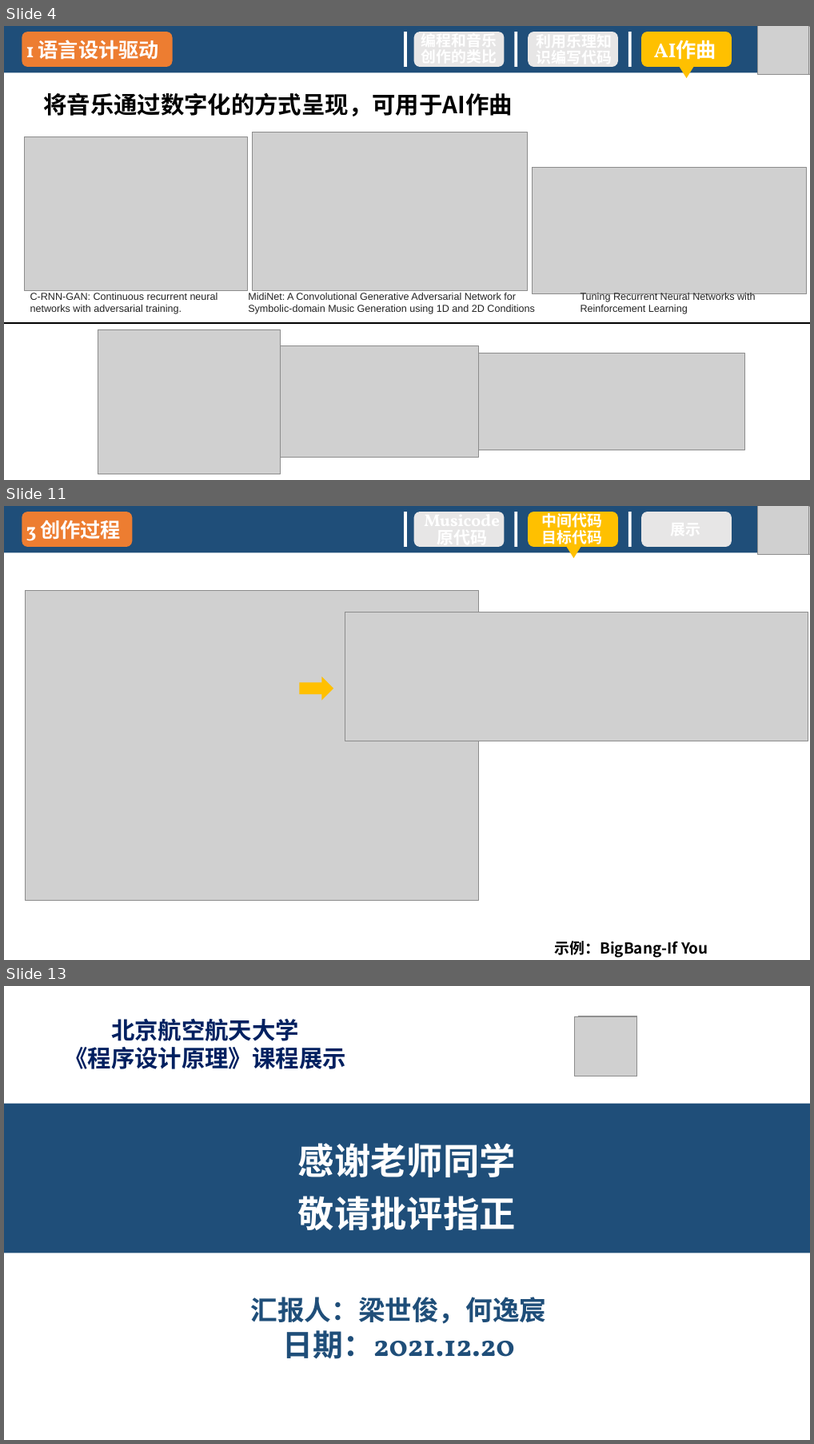
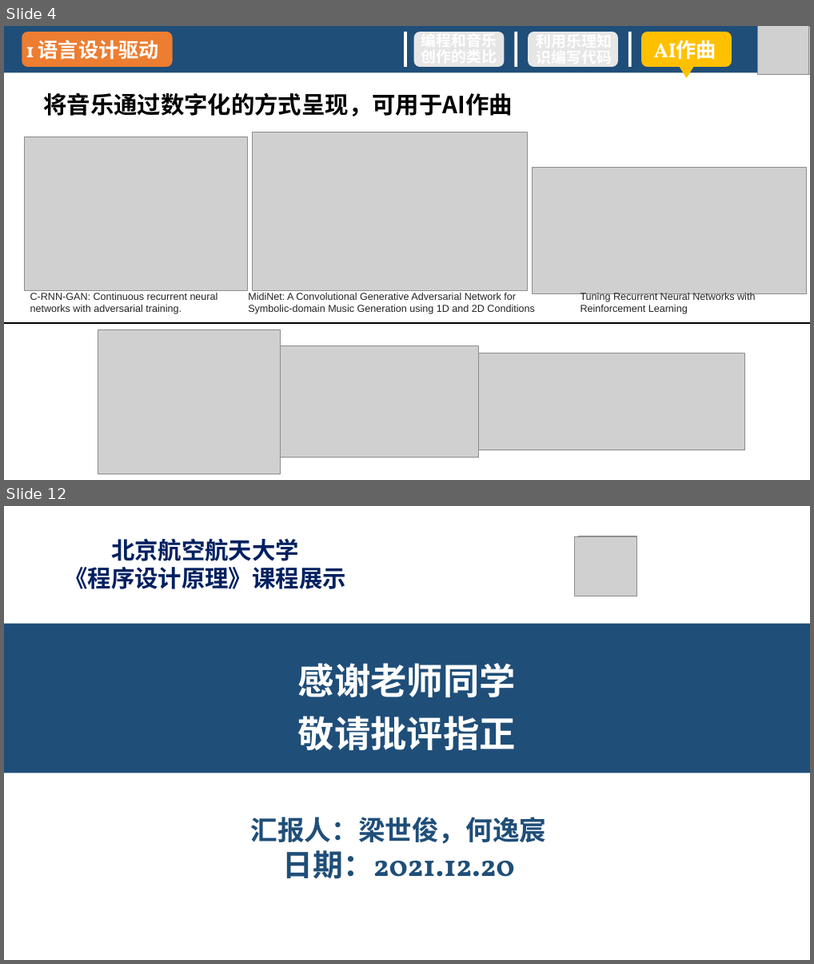
Before and after one commit to hyc2026/musicode, a slide deck: Pre.pptx. Shown one above the other, each under a label of ours: slides 4, 11 and 13 before the commit, slides 4 and 12 after it; the slides between them are not shown. The pictures are 814x1444 and 814x964 pixels, drawn with LibreOffice and Linux fonts; fonts in the diff are those of the drawing; grey boxes stand for pictures; background and template pictures are left out. Boxes give left, top, right and bottom in pixels: in the first picture for what was removed or moved away, otherwise in the second. Text is boxed around its words. In the diff, an @@ line names an element or a change of style, - is before the commit and + after.

```diff
--- a/Pre.pptx
+++ b/Pre.pptx
@@ slide 11 removed at (4, 506, 810, 960), background #FFFFFF; not listed: 1 template element that a slide beside it also shows @@
@@ rounded rectangle removed at (22, 512, 132, 547) @@
@@ text removed at (26, 520, 121, 541) @@
-3 创作过程
@@ rectangle removed at (405, 512, 407, 547) @@
@@ text removed at (412, 507, 512, 553) @@
-Musicode原代码
@@ rounded rectangle removed at (414, 512, 504, 547) @@
@@ rectangle removed at (515, 512, 518, 547) @@
@@ rounded rectangle removed at (529, 512, 618, 547) @@
@@ text removed at (542, 511, 603, 544) @@
-中间代码
-目标代码
@@ rectangle removed at (629, 512, 632, 547) @@
@@ rounded rectangle removed at (642, 512, 732, 547) @@
@@ picture removed at (758, 506, 809, 554) @@
@@ picture removed at (759, 506, 810, 554) @@
@@ picture removed at (761, 506, 806, 552) @@
@@ triangle removed at (567, 547, 581, 558) @@
@@ picture removed at (25, 590, 478, 900) @@
@@ picture removed at (345, 612, 808, 740) @@
@@ right arrow removed at (300, 676, 334, 700) @@
@@ text removed at (555, 940, 678, 957) @@
-展示
@@ text removed at (555, 940, 709, 957) @@
-示例：BigBang-If You
@@ what was slide 13 is now slide 12 @@
```
Also in this commit, not shown: 6 slides changed, 1 slide added, 1 other slide removed, 2 other files.
